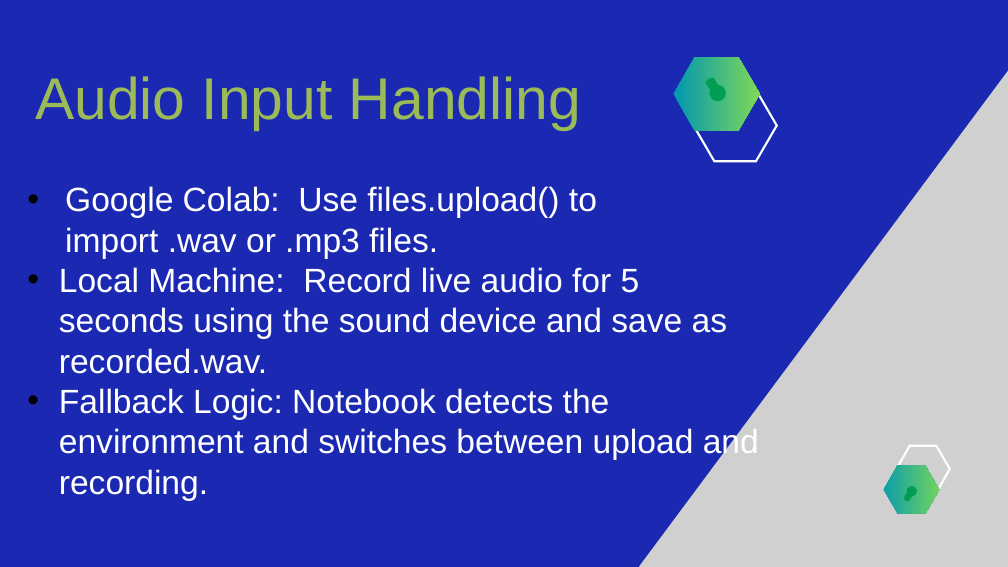
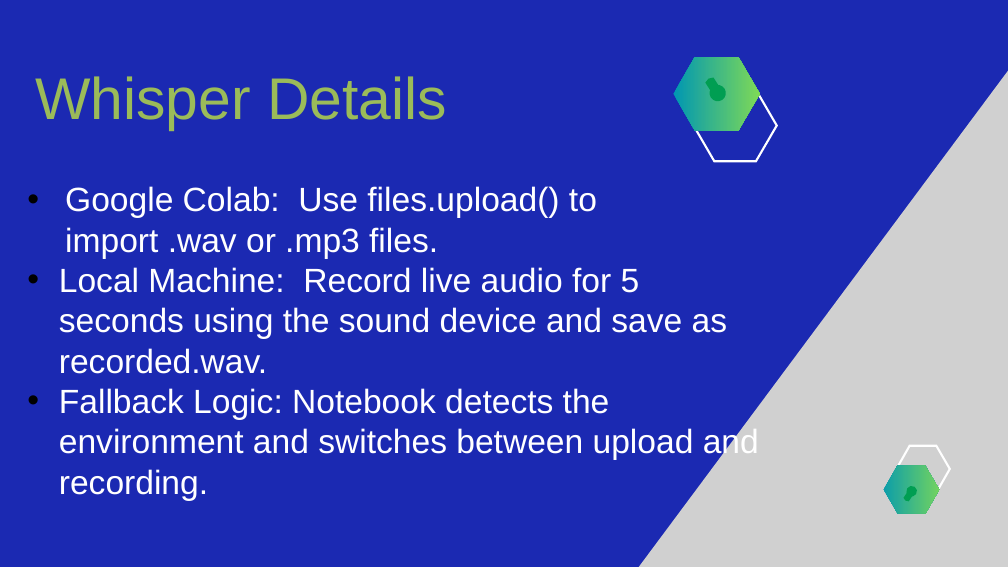
Before and after one commit to shadman1010/CSE-445.3-Group-6-Speech-recognition-system, a slide deck: slide 10 of Speech-Recognition.pptx (slide 9 before the commit). Drawn at 1008x567 pixels with LibreOffice and Linux fonts; fonts in the diff are those of the drawing; grey boxes stand for pictures. Boxes give left, top, right and bottom in pixels: in the first picture for what was removed or moved away, otherwise in the second. Text is boxed around its words. In the diff, an @@ line names an element or a change of style, - is before the commit and + after.

```diff
--- a/Speech-Recognition.pptx
+++ b/Speech-Recognition.pptx
@@ text at (35,76,447,130): text changed @@
-Audio Input Handling
+Whisper Details
```
Also in this commit, not shown: 1 other slide changed, 4 slides added, 3 slides removed.
